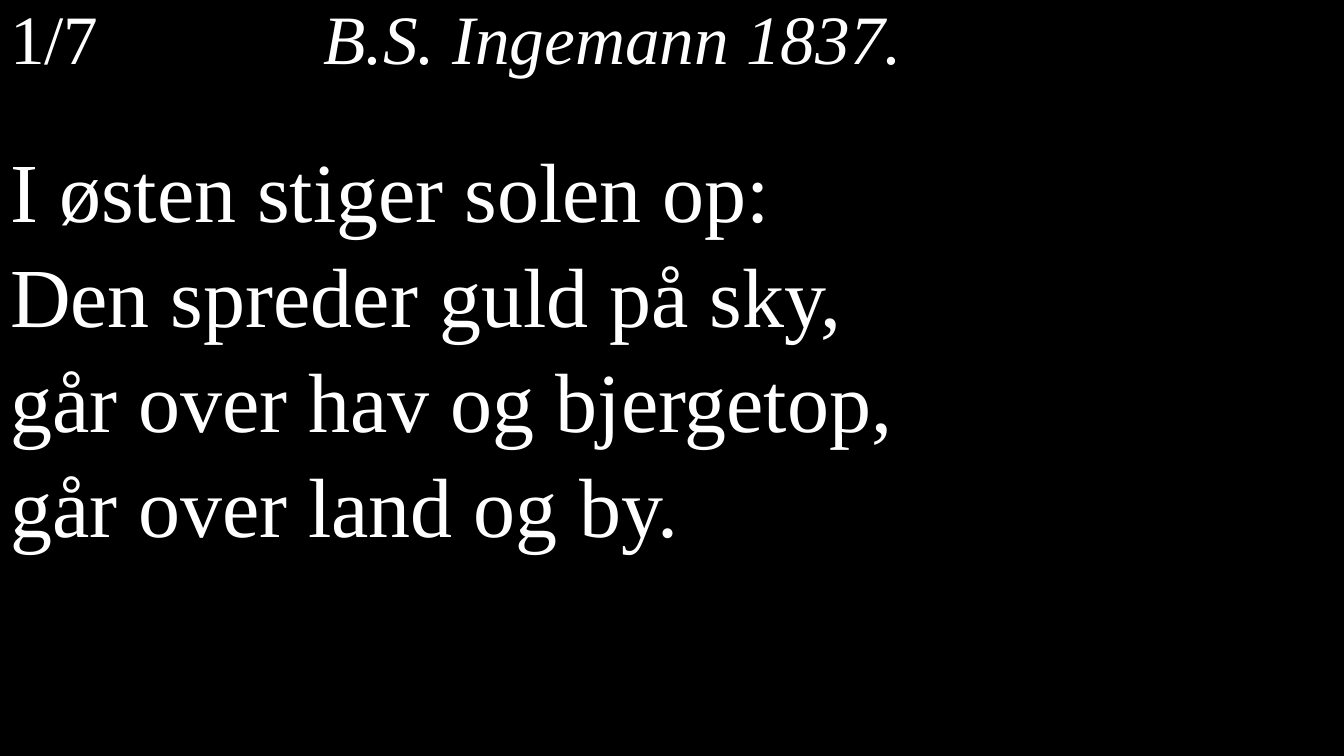
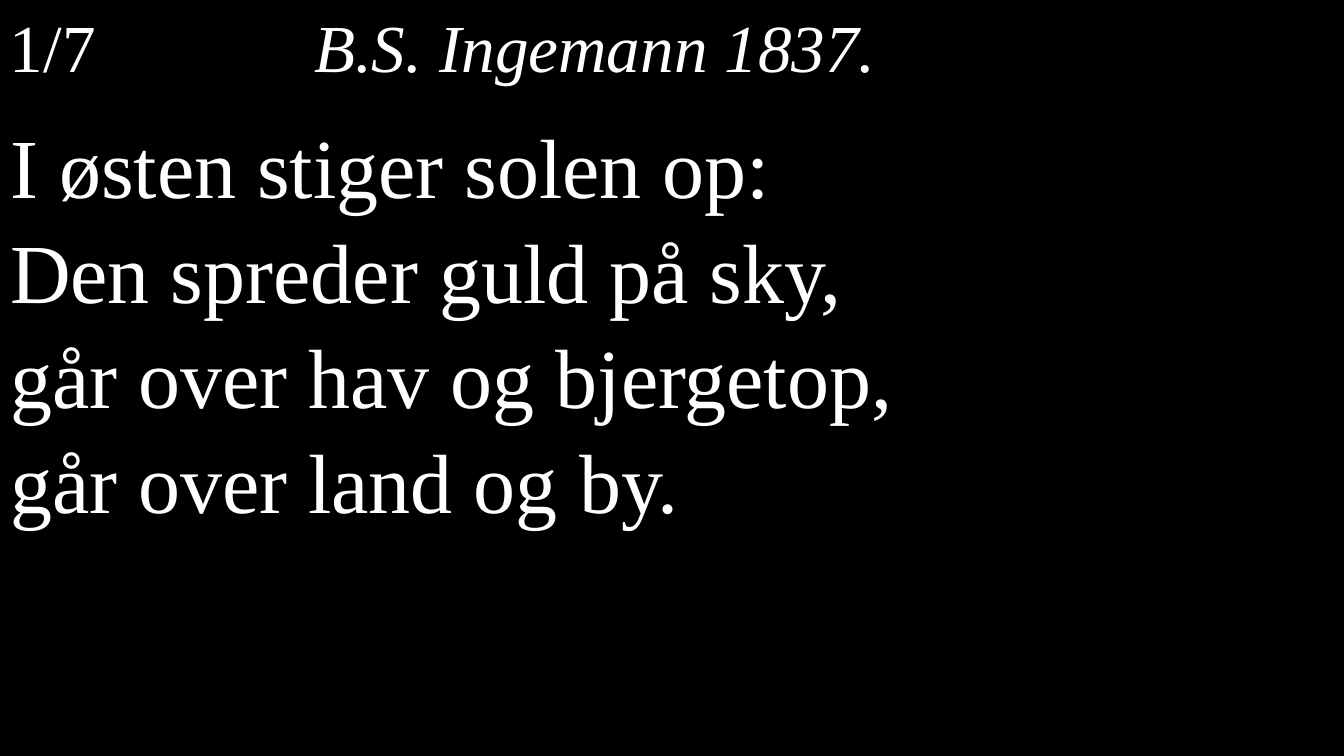
Before and after one commit to Tobitup/Salme-Powerpoint-Generator, a slide deck: slide 1 of template.pptx. Drawn at 1344x756 pixels with LibreOffice and Linux fonts; fonts in the diff are those of the drawing. Boxes give left, top, right and bottom in pixels: in the first picture for what was removed or moved away, otherwise in the second. Text is boxed around its words. In the diff, an @@ line names an element or a change of style, - is before the commit and + after.

```diff
--- a/template.pptx
+++ b/template.pptx
@@ text at (10,18,902,78): paragraph removed @@
-1/7 B.S. Ingemann 1837.
@@ text added at (10,27,875,84), 48 pt, text #FFFFFF, italic @@
+1/7 B.S. Ingemann 1837.
@@ text "I østen stiger solen op:": place and size @@
-text "I østen stiger solen op:" at (10,18,902,552)
+text "I østen stiger solen op:" at (10,139,892,528)
```
Also in this commit, not shown: 8 other files.
